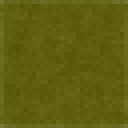
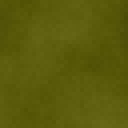
Before/after of a 128 x 128 layered artwork. What changed in the layer stack:
added layer "Capa 2" (luminosity, 50%) above "Capa 1" over [left=0, top=0, right=128, bottom=128]
added layer "Capa 3" above "Capa 0" over [left=0, top=0, right=128, bottom=128]
